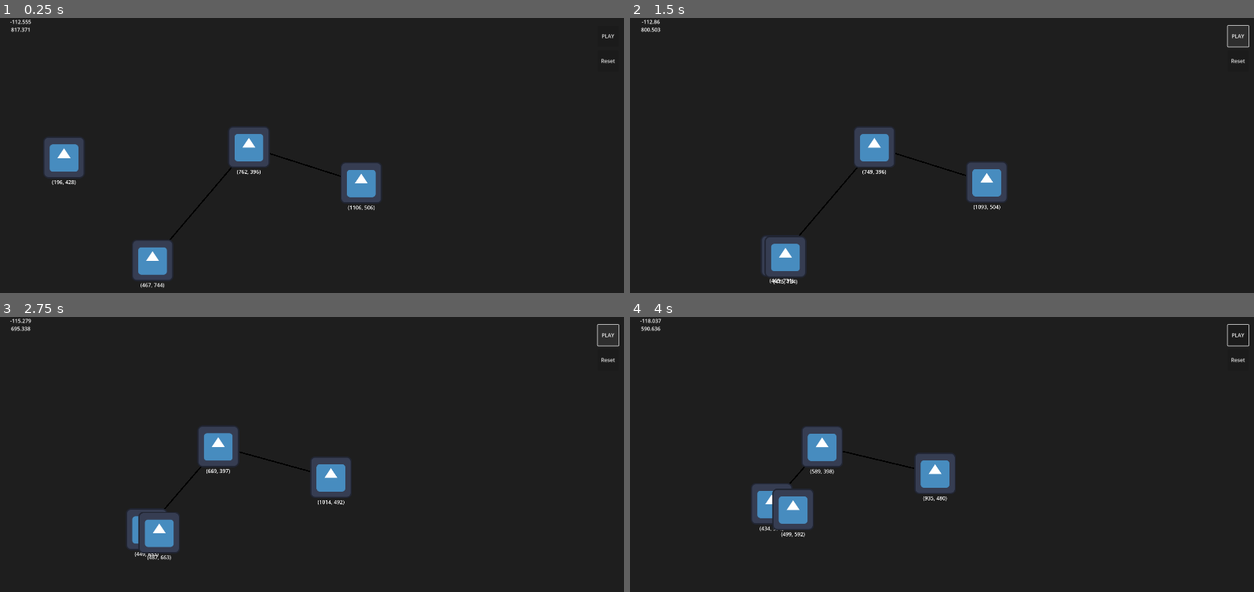
Above: before the commit, frames 1-4 (two rows, left to right).
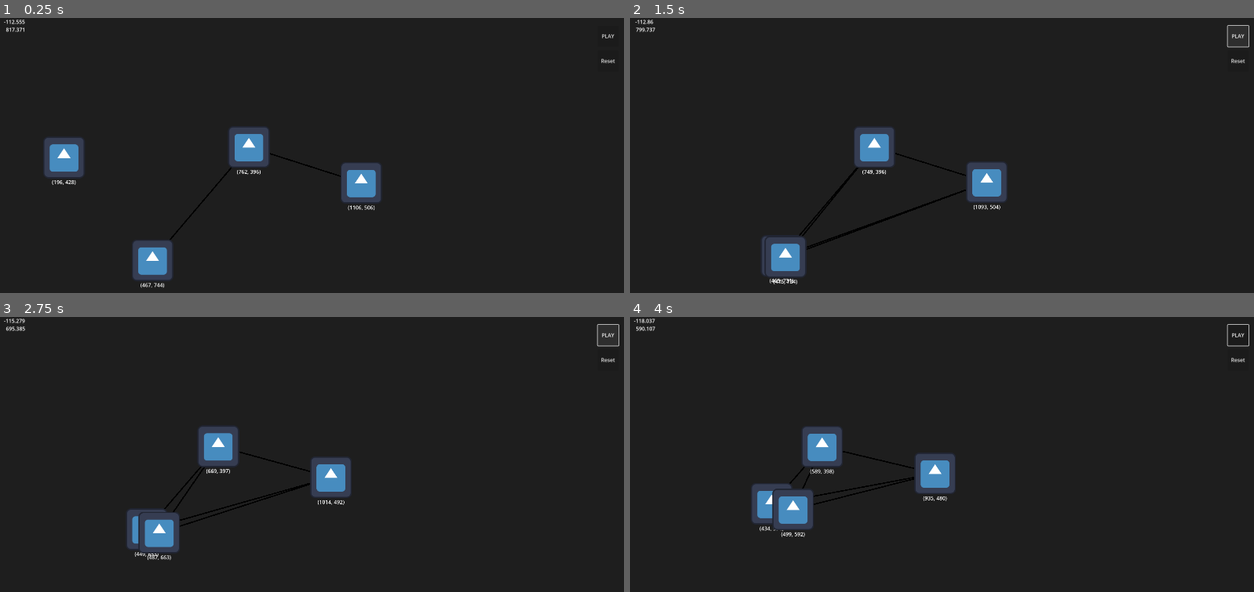
Above: after the commit, the same moments.

Repository: reevesc7/2d-animator-godot
Game: Godot game, scene res://Scenes/hub_network.tscn
The game is run twice, just before and just after one commit, with the same random seed, the same clock (stepped at 60 frames per second) and the same inputs. The engine's default icon, where the game draws it, is replaced by a stand-in: a white triangle on a blue panel in a dark square.
Inputs (mouse positions are in pixels of both pictures, inside the frame that each line leads up to):
- Up to frame 1 (0.25 s): no input
- Up to frame 2 (1.5 s): click "Reset" at 0.5 s; click "PLAY" at 1.25 s
- Up to frame 3 (2.75 s): click "PLAY" at 2 s
- Up to frame 4 (4 s): click "PLAY" at 2.75 s; move the mouse to (1079, 476) at 3.52 s

The runs differ from the first frame. In frame 1, less than 0.1% of the frame differs, in the area x 0-6%, y 0-6%; in frame 2, 0.4%, in the area x 0-54%, y 0-85%; in frame 3, 0.3%; in frame 4, 0.3%.

Commit message:
Added Connector. Changes. Messy PathViz, LenRep.

Diff:
--- a/Scenes/angle_report.tscn
+++ b/Scenes/angle_report.tscn
@@ -3,8 +3,17 @@
 [ext_resource type="Script" path="res://Scripts/angle_report.gd" id="1_ekuxh"]
 
 [node name="AngleReport" type="Label"]
-offset_right = 40.0
-offset_bottom = 23.0
+anchors_preset = 8
+anchor_left = 0.5
+anchor_top = 0.5
+anchor_right = 0.5
+anchor_bottom = 0.5
+offset_left = -36.0
+offset_top = -12.0
+offset_right = 36.0
+offset_bottom = 12.0
+grow_horizontal = 2
+grow_vertical = 2
 text = "<angle>"
 horizontal_alignment = 1
 script = ExtResource("1_ekuxh")
--- /dev/null
+++ b/Scenes/connector.tscn
@@ -0,0 +1,3 @@
+[gd_scene format=3 uid="uid://dxdew45b16dj0"]
+
+[node name="Connector" type="Node"]
--- a/Scenes/hub_network.tscn
+++ b/Scenes/hub_network.tscn
@@ -7,95 +7,113 @@
 [ext_resource type="PackedScene" uid="uid://cqpu7y25y8vhj" path="res://Scenes/angle_report.tscn" id="6_c28ik"]
 [ext_resource type="PackedScene" uid="uid://die5e47j2w4hj" path="res://Scenes/length_report.tscn" id="7_21xef"]
 [ext_resource type="PackedScene" uid="uid://ji8qhbqe0s2r" path="res://Scenes/prop.tscn" id="8_iayus"]
-[ext_resource type="PackedScene" uid="uid://1upoas7ecosc" path="res://Scenes/path.tscn" id="8_yoed8"]
 [ext_resource type="PackedScene" uid="uid://dng1g3mcvhmyf" path="res://Scenes/follow_animator.tscn" id="9_hrnbf"]
 [ext_resource type="PackedScene" uid="uid://bo14pgsbuej0f" path="res://Scenes/reset_animator.tscn" id="10_ars2w"]
 [ext_resource type="PackedScene" uid="uid://bn7qgkv8qu1gi" path="res://Scenes/to_point_animator.tscn" id="11_hr86a"]
+[ext_resource type="PackedScene" uid="uid://dxdew45b16dj0" path="res://Scenes/connector.tscn" id="12_g0pfm"]
+[ext_resource type="Script" path="res://Scripts/connector.gd" id="13_nly4m"]
+[ext_resource type="PackedScene" uid="uid://b4ysdkpnjn22m" path="res://Scenes/targeter.tscn" id="14_v3b1s"]
+[ext_resource type="PackedScene" uid="uid://cexcanujbpme4" path="res://Scenes/path_visual.tscn" id="16_xw5rs"]
 
 [node name="HubNetwork" type="Node2D"]
 script = ExtResource("1_pucml")
 
-[node name="Path" parent="." node_paths=PackedStringArray("targets") instance=ExtResource("8_yoed8")]
-targets = [NodePath("../Prop"), NodePath("../Prop2"), NodePath("../Prop3")]
+[node name="PathVisual" parent="." node_paths=PackedStringArray("targeter") instance=ExtResource("16_xw5rs")]
+targeter = NodePath("../DestTargeter")
 
-[node name="Line2D" type="Line2D" parent="Path"]
-z_index = -1
-width = 4.0
-default_color = Color(0, 0, 0, 1)
+[node name="AngleReport" parent="." node_paths=PackedStringArray("vertex", "initial", "terminal") instance=ExtResource("6_c28ik")]
+offset_left = 12.0
+offset_top = 0.0
+offset_right = 76.0
+offset_bottom = 24.0
+vertex = NodePath("../DestTargeter/Prop2")
+initial = NodePath("../DestTargeter/Prop")
+terminal = NodePath("../DestTargeter/Prop3")
 
-[node name="LengthReport" parent="Path" instance=ExtResource("7_21xef")]
-offset_left = -960.0
-offset_top = -516.0
-offset_right = -832.0
-offset_bottom = -492.0
+[node name="LengthReport" parent="." node_paths=PackedStringArray("targeter") instance=ExtResource("7_21xef")]
+offset_left = 12.0
+offset_top = 24.0
+offset_right = 84.0
+offset_bottom = 48.0
+targeter = NodePath("../DestTargeter")
 
-[node name="Prop" parent="." instance=ExtResource("8_iayus")]
+[node name="AllTargeter" parent="." node_paths=PackedStringArray("targets_parents") instance=ExtResource("14_v3b1s")]
+targets_parents = [NodePath("../DestTargeter"), NodePath("../MoveTargeter")]
+
+[node name="DestTargeter" parent="." instance=ExtResource("14_v3b1s")]
+
+[node name="Prop" parent="DestTargeter" instance=ExtResource("8_iayus")]
 position = Vector2(467, 744)
 
-[node name="DragButton" parent="Prop" node_paths=PackedStringArray("target") instance=ExtResource("2_1lp2n")]
+[node name="DragButton" parent="DestTargeter/Prop" node_paths=PackedStringArray("target") instance=ExtResource("2_1lp2n")]
 target = NodePath("..")
 
-[node name="Sprite2D" type="Sprite2D" parent="Prop"]
+[node name="Sprite2D" type="Sprite2D" parent="DestTargeter/Prop"]
 texture = ExtResource("1_bqcl0")
 
-[node name="PositionReport" parent="Prop" node_paths=PackedStringArray("target") instance=ExtResource("5_cfn8e")]
+[node name="PositionReport" parent="DestTargeter/Prop" node_paths=PackedStringArray("target") instance=ExtResource("5_cfn8e")]
 offset_top = 64.0
 offset_bottom = 88.0
 target = NodePath("..")
 
-[node name="Prop2" parent="." instance=ExtResource("8_iayus")]
+[node name="Prop2" parent="DestTargeter" instance=ExtResource("8_iayus")]
 position = Vector2(762, 396)
 
-[node name="DragButton" parent="Prop2" node_paths=PackedStringArray("target") instance=ExtResource("2_1lp2n")]
+[node name="DragButton" parent="DestTargeter/Prop2" node_paths=PackedStringArray("target") instance=ExtResource("2_1lp2n")]
 target = NodePath("..")
 
-[node name="Sprite2D" type="Sprite2D" parent="Prop2"]
+[node name="Sprite2D" type="Sprite2D" parent="DestTargeter/Prop2"]
 texture = ExtResource("1_bqcl0")
 
-[node name="PositionReport" parent="Prop2" node_paths=PackedStringArray("target") instance=ExtResource("5_cfn8e")]
+[node name="PositionReport" parent="DestTargeter/Prop2" node_paths=PackedStringArray("target") instance=ExtResource("5_cfn8e")]
 offset_top = 64.0
 offset_bottom = 88.0
 target = NodePath("..")
 
-[node name="Prop3" parent="." instance=ExtResource("8_iayus")]
+[node name="Prop3" parent="DestTargeter" instance=ExtResource("8_iayus")]
 position = Vector2(1106, 506)
 
-[node name="DragButton" parent="Prop3" node_paths=PackedStringArray("target") instance=ExtResource("2_1lp2n")]
+[node name="DragButton" parent="DestTargeter/Prop3" node_paths=PackedStringArray("target") instance=ExtResource("2_1lp2n")]
 target = NodePath("..")
 
-[node name="Sprite2D" type="Sprite2D" parent="Prop3"]
+[node name="Sprite2D" type="Sprite2D" parent="DestTargeter/Prop3"]
 texture = ExtResource("1_bqcl0")
 
-[node name="PositionReport" parent="Prop3" node_paths=PackedStringArray("target") instance=ExtResource("5_cfn8e")]
+[node name="PositionReport" parent="DestTargeter/Prop3" node_paths=PackedStringArray("target") instance=ExtResource("5_cfn8e")]
 offset_top = 64.0
 offset_bottom = 88.0
 target = NodePath("..")
 
-[node name="AngleReport" parent="." node_paths=PackedStringArray("vertex", "initial", "terminal") instance=ExtResource("6_c28ik")]
-offset_right = 128.0
-offset_bottom = 24.0
-vertex = NodePath("../Prop2")
-initial = NodePath("../Prop")
-terminal = NodePath("../Prop3")
+[node name="MoveTargeter" parent="." instance=ExtResource("14_v3b1s")]
 
-[node name="FollowAnimator" parent="." node_paths=PackedStringArray("path", "targets", "trigger") instance=ExtResource("9_hrnbf")]
-path = NodePath("../Path")
-targets = [NodePath("../MovingProp")]
-trigger = NodePath("../PlayButton")
-
-[node name="MovingProp" parent="." instance=ExtResource("8_iayus")]
+[node name="MovingProp" parent="MoveTargeter" instance=ExtResource("8_iayus")]
 position = Vector2(196, 428)
 
-[node name="DragButton" parent="MovingProp" node_paths=PackedStringArray("target") instance=ExtResource("2_1lp2n")]
+[node name="DragButton" parent="MoveTargeter/MovingProp" node_paths=PackedStringArray("target") instance=ExtResource("2_1lp2n")]
 target = NodePath("..")
 
-[node name="Sprite2D" type="Sprite2D" parent="MovingProp"]
+[node name="Sprite2D" type="Sprite2D" parent="MoveTargeter/MovingProp"]
 texture = ExtResource("1_bqcl0")
 
-[node name="PositionReport" parent="MovingProp" node_paths=PackedStringArray("target") instance=ExtResource("5_cfn8e")]
+[node name="PositionReport" parent="MoveTargeter/MovingProp" node_paths=PackedStringArray("target") instance=ExtResource("5_cfn8e")]
 offset_top = 64.0
 offset_bottom = 88.0
 target = NodePath("..")
+
+[node name="FollowAnimator" parent="." node_paths=PackedStringArray("path_targeter", "targeter", "trigger") instance=ExtResource("9_hrnbf")]
+path_targeter = NodePath("../DestTargeter")
+targeter = NodePath("../MoveTargeter")
+trigger = NodePath("../PlayButton")
+
+[node name="ResetAnimator" parent="." node_paths=PackedStringArray("targeter", "trigger") instance=ExtResource("10_ars2w")]
+speed = 0.0
+targeter = NodePath("../AllTargeter")
+trigger = NodePath("../ResetButton")
+
+[node name="ToPointAnimator" parent="." node_paths=PackedStringArray("targeter", "trigger") instance=ExtResource("11_hr86a")]
+point = Vector2(400, 400)
+targeter = NodePath("../DestTargeter")
+trigger = NodePath("../PlayButton")
 
 [node name="PlayButton" type="Button" parent="."]
 offset_left = 1830.0
@@ -104,11 +122,6 @@
 offset_bottom = 88.0
 text = "PLAY"
 
-[node name="ResetAnimator" parent="." node_paths=PackedStringArray("targets", "trigger") instance=ExtResource("10_ars2w")]
-targets = [NodePath("../Prop"), NodePath("../Prop2"), NodePath("../Prop3"), NodePath("../MovingProp")]
-trigger = NodePath("../ResetButton")
-speed = 0.0
-
 [node name="ResetButton" type="Button" parent="."]
 offset_left = 1830.0
 offset_top = 100.0
@@ -116,7 +129,7 @@
 offset_bottom = 164.0
 text = "Reset"
 
-[node name="ToPointAnimator" parent="." node_paths=PackedStringArray("targets", "trigger") instance=ExtResource("11_hr86a")]
-point = Vector2(400, 400)
-targets = [NodePath("../Prop"), NodePath("../Prop2"), NodePath("../Prop3")]
-trigger = NodePath("../PlayButton")
+[node name="Connector" parent="." node_paths=PackedStringArray("targeter", "trigger") instance=ExtResource("12_g0pfm")]
+script = ExtResource("13_nly4m")
+targeter = NodePath("../AllTargeter")
+trigger = NodePath("../ResetButton")
--- a/Scenes/length_report.tscn
+++ b/Scenes/length_report.tscn
@@ -8,9 +8,9 @@
 anchor_top = 0.5
 anchor_right = 0.5
 anchor_bottom = 0.5
-offset_left = -64.0
+offset_left = -36.0
 offset_top = -12.0
-offset_right = 64.0
+offset_right = 36.0
 offset_bottom = 12.0
 grow_horizontal = 2
 grow_vertical = 2
--- /dev/null
+++ b/Scenes/path_visual.tscn
@@ -0,0 +1,9 @@
+[gd_scene load_steps=2 format=3 uid="uid://cexcanujbpme4"]
+
+[ext_resource type="Script" path="res://Scripts/path_visual.gd" id="1_5163l"]
+
+[node name="PathVisual" type="Line2D"]
+z_index = -1
+width = 4.0
+default_color = Color(0, 0, 0, 1)
+script = ExtResource("1_5163l")
--- /dev/null
+++ b/Scenes/targeter.tscn
@@ -0,0 +1,6 @@
+[gd_scene load_steps=2 format=3 uid="uid://b4ysdkpnjn22m"]
+
+[ext_resource type="Script" path="res://Scripts/targeter.gd" id="1_weyuv"]
+
+[node name="Targeter" type="Node"]
+script = ExtResource("1_weyuv")
--- a/Scripts/Globals.gd
+++ b/Scripts/Globals.gd
@@ -1,4 +1,7 @@
 extends Node
 
 
+const TargeterScene: PackedScene = preload("res://Scenes/targeter.tscn")
+const PathVisualScene: PackedScene = preload("res://Scenes/path_visual.tscn")
+
 const SpaceScale: float = 1.0
--- a/Scripts/animator.gd
+++ b/Scripts/animator.gd
@@ -1,21 +1,9 @@
 class_name Animator
-extends Node
+extends PropTargeted
 
-
-@export var targets: Array[Prop]
-@export var trigger: BaseButton
 
 @export var speed: float = 64.0
 @export var relative: bool = false
-
-
-func _ready():
-	if not targets:
-		push_warning("No targets; nothing to animate")
-		queue_free()
-		return
-	if trigger:
-		trigger.button_down.connect(_on_triggered)
 
 
 func _on_triggered() -> void:
--- /dev/null
+++ b/Scripts/connector.gd
@@ -0,0 +1,80 @@
+class_name Connector
+extends PropTargeted
+
+
+enum ConnectionsType {DENSE, MST}
+
+@export var connections_type: ConnectionsType = ConnectionsType.DENSE:
+	set(value):
+		connections_type = value
+		_update_connections_type()
+@export var path_visuals: bool = true
+
+var _connection_maker: ConnectionMaker
+
+
+func _ready() -> void:
+	_prop_targeted_ready()
+	_update_connections_type()
+
+
+func _update_connections_type() -> void:
+	if connections_type == ConnectionsType.DENSE:
+		_connection_maker = DenseMaker.new()
+	elif connections_type == ConnectionsType.MST:
+		_connection_maker = MSTMaker.new()
+
+
+func _on_triggered() -> void:
+	make_connections()
+
+
+func make_connections() -> void:
+	clear_connections()
+	var connections: Array[Array] = _connection_maker.make_connections(targeter.targets)
+	for connection in connections:
+		_make_connection([connection[0], connection[1]])
+
+
+func clear_connections() -> void:
+	for child in get_children():
+		child.queue_free()
+
+
+func _make_connection(targets: Array[Prop]) -> void:
+	var new_targeter: Targeter = Globals.TargeterScene.instantiate() as Targeter
+	add_child(new_targeter)
+	new_targeter.add_targets(targets)
+	if path_visuals:
+		var new_path_visual: PathVisual = Globals.PathVisualScene.instantiate() as PathVisual
+		add_child(new_path_visual)
+		new_path_visual.targeter = new_targeter
+
+
+class ConnectionMaker:
+	func make_connections(_targets: Array[Prop]) -> Array[Array]:
+		push_error("UNIMPLEMENTED: ConnectionMaker.make_connections()")
+		return []
+
+	func make_connection(parent: Connector, start: Prop, end: Prop) -> void:
+		var targeter: Targeter = Globals.TargeterScene.instantiate() as Targeter
+		parent.add_child(targeter)
+		targeter.add_targets([start, end])
+		var path_visual: PathVisual = Globals.PathVisualScene.instantiate() as PathVisual
+		parent.add_child(path_visual)
+		path_visual.set_targeter(targeter)
+
+
+class DenseMaker extends ConnectionMaker:
+	func make_connections(targets: Array[Prop]) -> Array[Array]:
+		var connections: Array[Array] = []
+		for index_start in targets.size() - 1:
+			for target_index in range(index_start + 1, targets.size()):
+				connections.append([targets[index_start], targets[target_index]])
+		return connections
+
+
+class MSTMaker extends ConnectionMaker:
+	func make_connections(_targets: Array[Prop]) -> Array[Array]:
+		pass
+		return []
--- a/Scripts/follow_animator.gd
+++ b/Scripts/follow_animator.gd
@@ -2,31 +2,28 @@
 extends Animator
 
 
-@export var path: Path
+@export var path_targeter: Targeter
 
 
 func _ready() -> void:
-	if not targets:
-		push_warning("No targets; nothing to animate")
+	_prop_targeted_ready()
+	if not path_targeter:
+		push_warning("No path Targeter.")
 		queue_free()
 		return
-	if not path:
-		path = get_node_or_null("Path") as Path
-		if not path:
-			push_warning("No Path; targets will not be animated")
-			queue_free()
-			return
-	if trigger:
-		trigger.button_down.connect(_on_triggered)
 
 
 func animate() -> void:
-	for target in targets:
-		var tween: Tween = target.create_tween()
-		var relative_pos: Vector2 = Vector2.ZERO
-		if relative and path.targets.size() > 0:
-			relative_pos = path.targets[0].position - target.position
-		for path_segment in path.targets.size() - 1:
-			var segment_start: Vector2 = path.targets[path_segment].position - relative_pos
-			var segment_end: Vector2 = path.targets[path_segment + 1].position - relative_pos
-			tween = _make_translation(tween, target, segment_start, segment_end)
+	for target in targeter.targets:
+		_make_follow_animation(target)
+
+
+func _make_follow_animation(target: Prop) -> void:
+	var tween : Tween = target. create_tween()
+	var relative_pos: Vector2 = Vector2.ZERO
+	if relative:
+		relative_pos = path_targeter.targets[0].position - target.position
+	for path_segment in path_targeter.targets.size() - 1:
+		var segment_start: Vector2 = path_targeter.targets[path_segment].position - relative_pos
+		var segment_end: Vector2 = path_targeter.targets[path_segment + 1].position - relative_pos
+		tween = _make_translation(tween, target, segment_start, segment_end)
--- a/Scripts/length_report.gd
+++ b/Scripts/length_report.gd
@@ -2,20 +2,35 @@
 extends Label
 
 
-signal formula_changed()
+enum DistanceFormula {CHEBYSHEV, EUCLIDEAN, MANHATTAN}
 
-enum DistanceFormula {CHEBYSHEV, EUCLIDEAN, MANHATTAN}
+@export var targeter: Targeter:
+	set(value):
+		targeter = value
+		_update_targeter()
 
 @export var distance_formula: DistanceFormula = DistanceFormula.EUCLIDEAN:
 	set(value):
 		distance_formula = value
 		_update_distance_calc()
-		formula_changed.emit()
 
+var points: Array[Vector2] = []
 var _distance_calc: DistanceCalc
 
 
-func _ready() -> void:
+#func _ready() -> void:
+	#_update_targeter()
+
+
+func _update_targeter() -> void:
+	if not targeter:
+		return
+	targeter.ready.connect(_on_targeter_ready)
+	targeter.target_changed.connect(_on_target_changed)
+
+
+func _on_targeter_ready() -> void:
+	_init_points()
 	_update_distance_calc()
 
 
@@ -26,12 +41,24 @@
 		_distance_calc = EuclideanCalc.new()
 	elif distance_formula == DistanceFormula.MANHATTAN:
 		_distance_calc = ManhattanCalc.new()
+	_update_length()
 
 
-func update_length(targets: Array[Prop]) -> void:
+func _init_points() -> void:
+	points = []
+	for target in targeter.targets:
+		points.append(target.scaled_position)
+
+
+func _on_target_changed(target: Prop) -> void:
+	points[targeter.targets.find(target)] = target.scaled_position
+	_update_length()
+
+
+func _update_length() -> void:
 	var total_length: float = 0.0
-	for target in targets.size() - 1:
-		total_length += _distance_calc.calc(targets[target].position, targets[target + 1].position)
+	for index in points.size() - 1:
+		total_length += _distance_calc.calc(points[index], points[index + 1])
 	text = str(snappedf(total_length, 0.001))
 
 
--- a/Scripts/path.gd
+++ b/Scripts/path.gd
@@ -2,31 +2,31 @@
 extends Node
 
 
-@export var targets: Array[Prop]
+@export var targeter: Targeter
 
 @onready var path_visual := $Line2D as Line2D
 @onready var length_report := $LengthReport as LengthReport
 
 
 func _ready() -> void:
-	if not targets:
-		push_warning("NO_TARGET: Path._ready()")
-	for target in targets:
+	if not targeter:
+		push_warning("No targeter.")
+	for target in targeter.targets:
 		target.position_changed.connect(_on_target_changed)
 	if path_visual:
-		for target in targets:
+		for target in targeter.targets:
 			path_visual.add_point(target.position)
 	if length_report:
 		length_report.formula_changed.connect(_on_report_changed)
-		length_report.update_length(targets)
+		length_report.update_length(targeter.targets)
 
 
 func _on_target_changed(target: Prop) -> void:
 	if path_visual:
-		path_visual.points[targets.find(target)] = target.position
+		path_visual.points[targeter.targets.find(target)] = target.position
 	if length_report:
-		length_report.update_length(targets)
+		length_report.update_length(targeter.targets)
 
 
 func _on_report_changed() -> void:
-	length_report.update_length(targets)
+	length_report.update_length(targeter.targets)
--- /dev/null
+++ b/Scripts/path_visual.gd
@@ -0,0 +1,38 @@
+class_name PathVisual
+extends Line2D
+
+
+@export var targeter: Targeter:
+	set(value):
+		targeter = value
+		_update_targeter()
+
+
+#func _ready() -> void:
+	#_update_targeter()
+
+
+func _update_targeter() -> void:
+	if not targeter:
+		return
+	targeter.ready.connect(_on_targeter_ready)
+	targeter.target_changed.connect(_on_target_changed)
+	clear_points()
+	for target in targeter.targets:
+		add_point(target.position)
+
+
+func _on_targeter_ready() -> void:
+	clear_points()
+	for target in targeter.targets:
+		add_point(target.position)
+
+
+func set_targeter(new_targeter: Targeter) -> void:
+	targeter = new_targeter
+	targeter.target_changed.connect(_on_target_changed)
+	_on_targeter_ready()
+
+
+func _on_target_changed(target: Prop) -> void:
+	points[targeter.targets.find(target)] = target.position
--- /dev/null
+++ b/Scripts/prop_targeted.gd
@@ -0,0 +1,23 @@
+class_name PropTargeted
+extends Node
+
+
+@export var targeter: Targeter
+@export var trigger: BaseButton
+
+
+func _ready():
+	_prop_targeted_ready()
+
+
+func _prop_targeted_ready() -> void:
+	if not targeter:
+		push_warning("No targeter.")
+		queue_free()
+		return
+	if trigger:
+		trigger.button_down.connect(_on_triggered)
+
+
+func _on_triggered() -> void:
+	push_error("UNIMPLEMENTED: PropTargeted._on_triggered()")
--- a/Scripts/reset_animator.gd
+++ b/Scripts/reset_animator.gd
@@ -3,6 +3,6 @@
 
 
 func animate() -> void:
-	for target in targets:
+	for target in targeter.targets:
 		var tween = target.create_tween()
 		tween = _make_translation(tween, target, target.position, target.editor_position)
--- /dev/null
+++ b/Scripts/targeter.gd
@@ -0,0 +1,37 @@
+class_name Targeter
+extends Node
+
+
+signal target_changed(target: Prop)
+
+@export var targets: Array[Prop]
+@export var targets_parents: Array[Node]
+
+
+func _ready() -> void:
+	if targets_parents:
+		for parent in targets_parents:
+			_add_child_props(parent)
+	_add_child_props(self)
+	#if not targets:
+		#push_warning("No targets.")
+		#queue_free()
+		#return
+	for target in targets:
+		target.position_changed.connect(_on_target_changed)
+
+
+func _add_child_props(parent: Node) -> void:
+	for node in parent.get_children():
+		if node is Prop and node not in targets:
+			targets.append(node)
+
+
+func add_targets(new_targets: Array[Prop]) -> void:
+	targets.append_array(new_targets)
+	for target in new_targets:
+		target.position_changed.connect(_on_target_changed)
+
+
+func _on_target_changed(target: Prop) -> void:
+	target_changed.emit(target)
--- a/Scripts/to_point_animator.gd
+++ b/Scripts/to_point_animator.gd
@@ -6,7 +6,7 @@
 
 
 func animate() -> void:
-	for target in targets:
+	for target in targeter.targets:
 		var tween = target.create_tween()
 		var end_point: Vector2 = point
 		if relative:
Not shown: 1 places in Scenes/hub_network.tscn that only renumber resources
